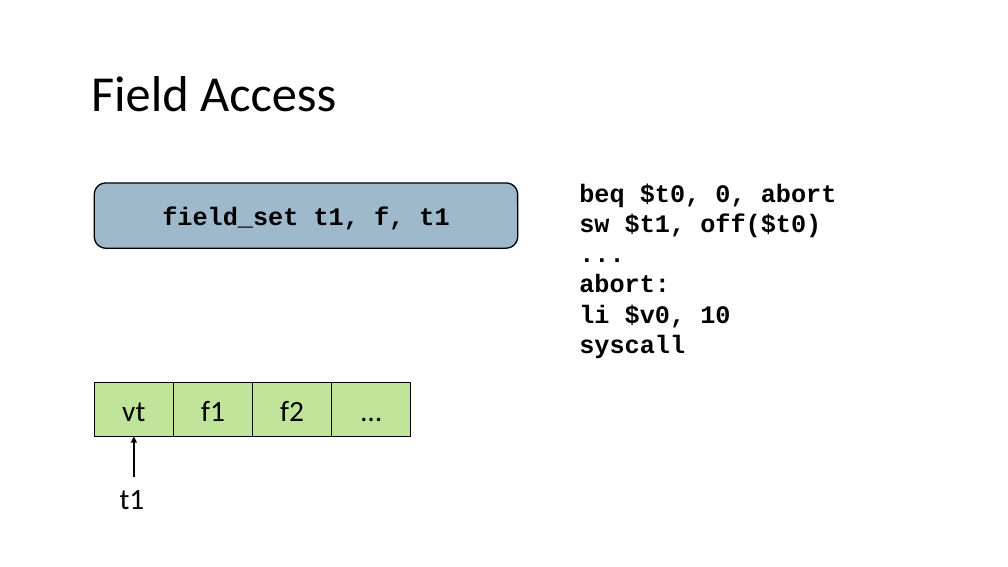
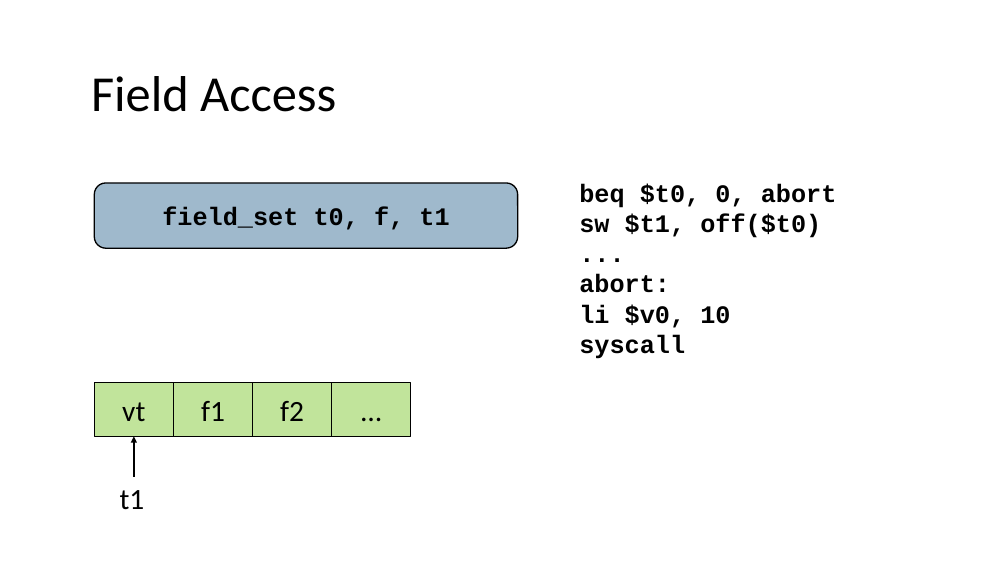
Before and after one commit to nivshani/compilation, a slide deck: slide 91 of slides/codegen.pptx. Drawn at 1008x567 pixels with LibreOffice and Linux fonts; fonts in the diff are those of the drawing. Boxes give left, top, right and bottom in pixels: in the first picture for what was removed or moved away, otherwise in the second. Text is boxed around its words. In the diff, an @@ line names an element or a change of style, - is before the commit and + after.

```diff
--- a/slides/codegen.pptx
+++ b/slides/codegen.pptx
@@ text in rounded rectangle at <box>162,207,449,230</box>: text changed @@
-field_set t1, f, t1
+field_set t0, f, t1
```
Also in this commit, not shown: 23 other slides changed, 1 other file.
